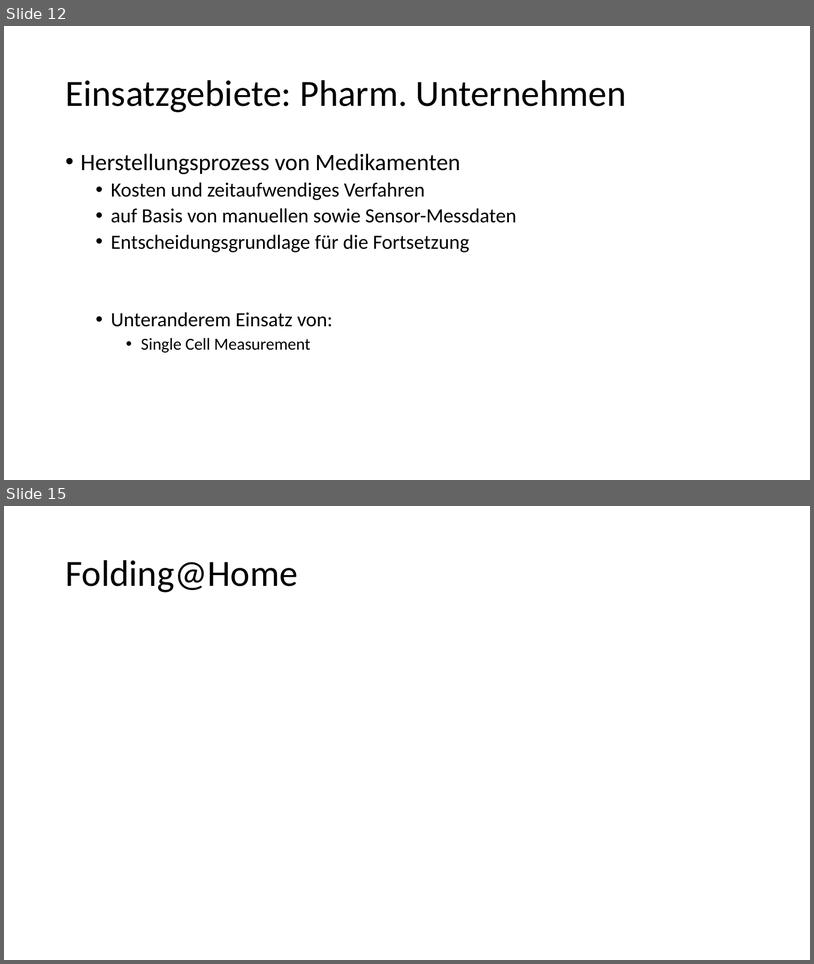
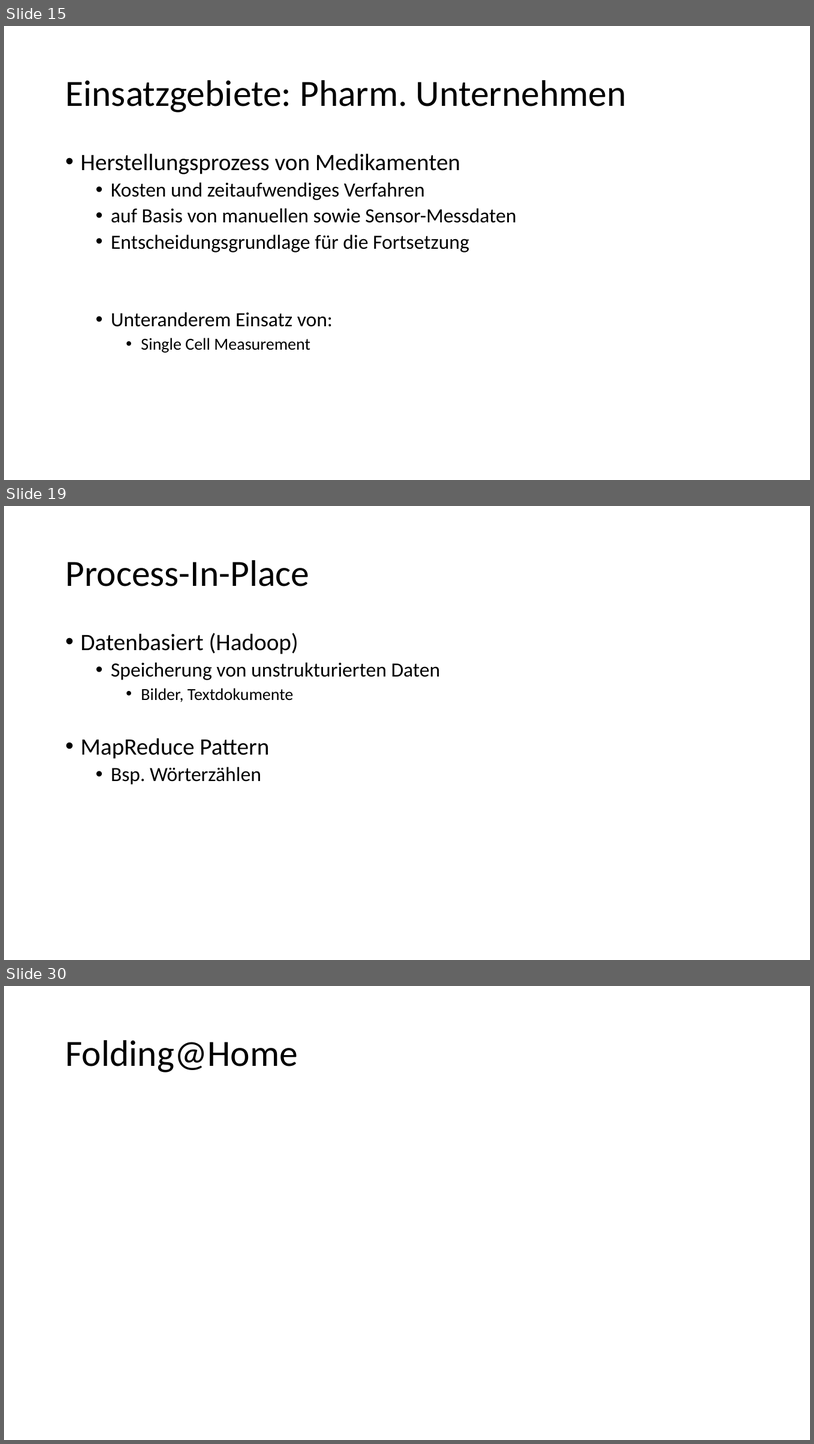
Before and after one commit to advocd/ss2016-innovative_technologien, a slide deck: Von der Informatik die Auszog um die Welt.pptx. Shown one above the other, each under a label of ours: slides 12 and 15 before the commit, slides 15, 19 and 30 after it; the slides between them are not shown. The pictures are 814x964 and 814x1444 pixels, drawn with LibreOffice and Linux fonts; fonts in the diff are those of the drawing. Boxes give left, top, right and bottom in pixels: in the first picture for what was removed or moved away, otherwise in the second. Text is boxed around its words. In the diff, an @@ line names an element or a change of style, - is before the commit and + after.

```diff
--- a/Von der Informatik die Auszog um die Welt.pptx
+++ b/Von der Informatik die Auszog um die Welt.pptx
@@ slide 19 added at box(4, 506, 810, 960), background #FFFFFF @@
@@ title added at box(65, 560, 309, 586), 44 pt, text #000000 @@
+Process-In-Place
@@ text added at box(81, 633, 441, 784), 24 pt, text #000000 @@
+• Datenbasiert (Hadoop)
+  • Speicherung von unstrukturierten Daten
+    • Bilder, Textdokumente
+• MapReduce Pattern
+  • Bsp. Wörterzählen
@@ what was slide 12 is now slide 15 @@
@@ what was slide 15 is now slide 30 @@
```
Also in this commit, not shown: 4 slides changed, 18 other slides added, 3 slides removed, 3 other files.
